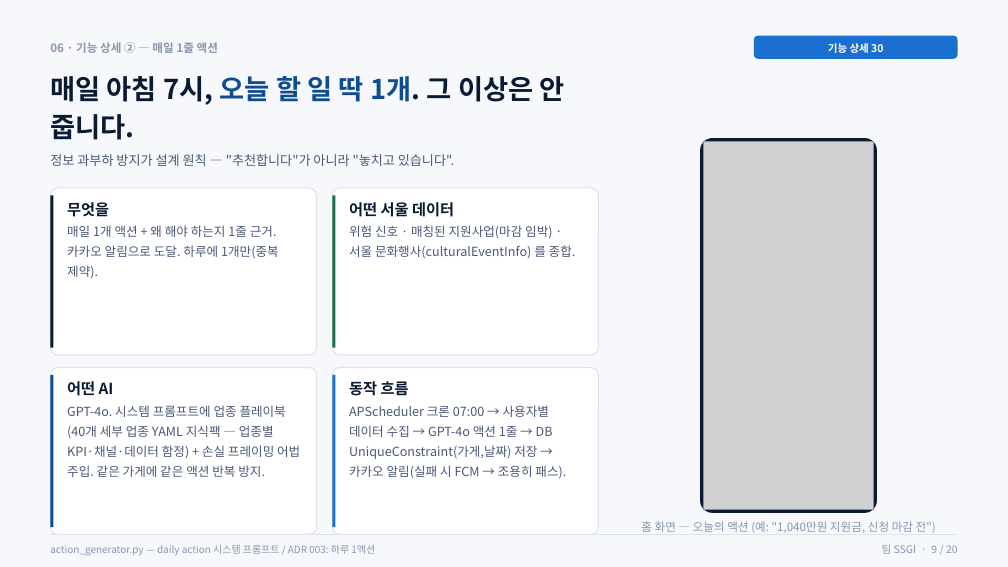
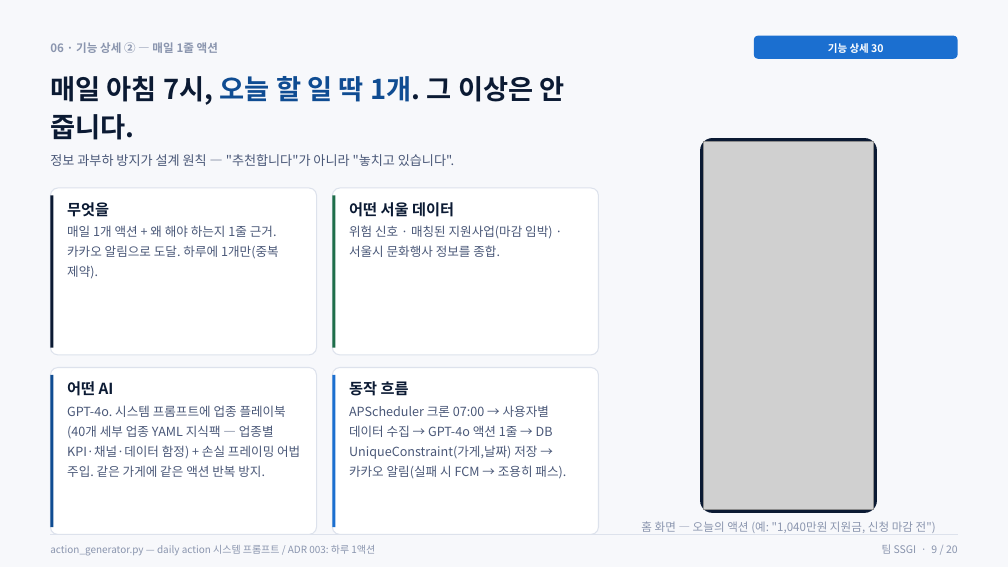
Before and after one commit to Tok-Baro/SSGI_AI_Coach, a slide deck: slide 9 of SSGI_상세기획서_심사위원용.pptx. Drawn at 1008x567 pixels with LibreOffice and Linux fonts; fonts in the diff are those of the drawing; grey boxes stand for pictures. Boxes give left, top, right and bottom in pixels: in the first picture for what was removed or moved away, otherwise in the second. Text is boxed around its words. In the diff, an @@ line names an element or a change of style, - is before the commit and + after.

```diff
--- a/SSGI_상세기획서_심사위원용.pptx
+++ b/SSGI_상세기획서_심사위원용.pptx
@@ text at [349, 225, 552, 257]: text changed @@
-위험 신호 · 매칭된 지원사업(마감 임박) · 서울 문화행사(culturalEventInfo) 를 종합.
+위험 신호 · 매칭된 지원사업(마감 임박) · 서울시 문화행사 정보를 종합.
```
Also in this commit, not shown: 9 other slides changed, 1 other file.
